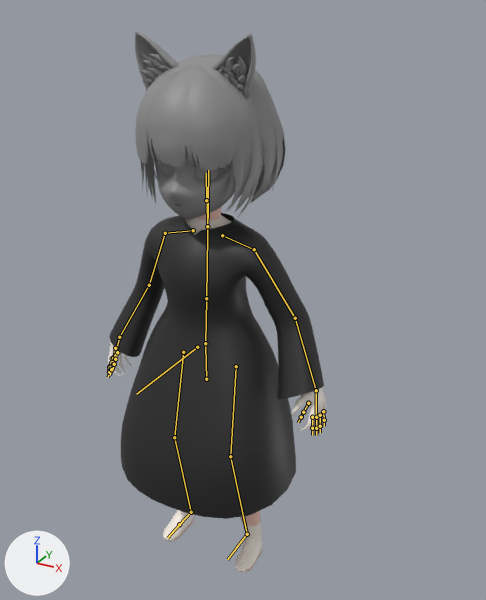
Two versions of the FBX model HDB/Content/Asset/CharaterWolf/CharactorWolf.fbx, one commit apart.
The view is the same before and after, from a 50 mm camera at (0.771, -1.229, 1.369) aimed at (0.025, 0.128, 0.69). The axes (+X, +Y, +Z) are drawn at lower left. The lights are the same throughout. The older version comes first. Both versions are drawn at the pose saved in each file; the numbers are the values there. The bones that change, and the others that lie on the model, are drawn over the model as lines.

Names of what the first picture shows: 'HDB_Body', 'HDB_Cloth', 'HDB_Eye', 'HDB_HairBack', 'HDB_HairBang', 'HDB_HairFront', 'HDB_HairFront.001', 'HDB_Head', 'WolfEar'.
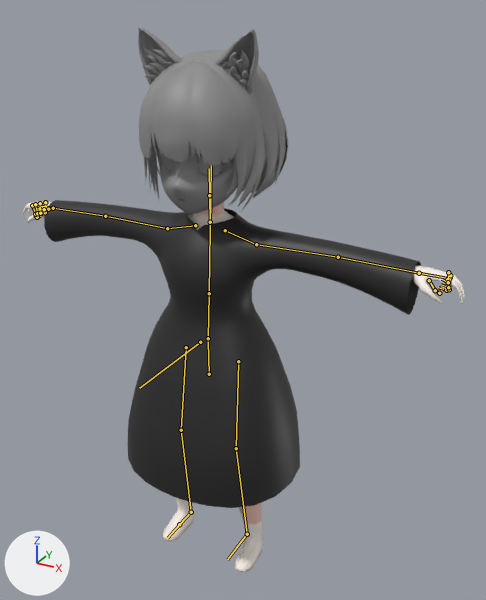
Pixel boxes (x1, y1, x2, y2) of what changed, in the pictures (486 x 600 px):
'HDB_Cloth', posed (75% wider)
    before: (109, 213, 324, 519)
    after: (44, 200, 421, 508)
'HDB_HairFront', posed
    before: (135, 64, 236, 171)
    after: (139, 60, 239, 166)
'HDB_Body', posed (103% wider)
    before: (108, 207, 326, 573)
    after: (22, 201, 465, 573)
'HDB_HairFront.001', posed
    before: (140, 62, 263, 217)
    after: (143, 57, 266, 213)
'HDB_Head', posed
    before: (151, 138, 264, 219)
    after: (154, 135, 267, 214)
'HDB_HairBang', posed
    before: (147, 66, 193, 167)
    after: (151, 61, 196, 162)
'WolfEar', posed
    before: (135, 31, 256, 99)
    after: (138, 27, 259, 94)
'HDB_HairBack', posed
    before: (154, 54, 286, 202)
    after: (157, 50, 288, 198)
'HDB_Eye', posed
    before: (161, 162, 218, 180)
    after: (164, 156, 221, 175)
bone 'Center', root to tip
    before: (197, 347) to (136, 394)
    after: (200, 342) to (139, 388)
bone 'UpperLeg.R', root to tip
    before: (183, 352) to (174, 437)
    after: (186, 347) to (181, 430)
bone 'LowerLeg.R', root to tip
    before: (174, 437) to (191, 512)
    after: (181, 430) to (191, 512)
bone 'UpperLeg.L', root to tip
    before: (236, 366) to (230, 456)
    after: (238, 361) to (236, 448)
bone 'LowerLeg.L', root to tip
    before: (230, 456) to (247, 534)
    after: (236, 448) to (247, 534)
bone 'UpperArm.R', root to tip
    before: (165, 233) to (149, 285)
    after: (167, 228) to (105, 216)
bone 'LowerArm.R', root to tip
    before: (149, 285) to (119, 337)
    after: (105, 216) to (53, 208)
bone 'Hand.R', root to tip
    before: (119, 337) to (115, 355)
    after: (53, 208) to (38, 205)
bone 'UpperArm.L', root to tip
    before: (254, 249) to (295, 318)
    after: (256, 244) to (338, 257)
bone 'LowerArm.L', root to tip
    before: (295, 318) to (316, 390)
    after: (338, 257) to (419, 273)
bone 'Hand.L', root to tip
    before: (316, 390) to (316, 414)
    after: (419, 273) to (447, 278)

The edits, one by one:
Bone 'Center' (bone_center) moves from (0.0, 1.2, 0.8) to (0.0, 0.0, 0.0).
Bone 'UpperLeg.R' (bone_upperleg_r) turns from (4, 0, 0) to (0, 0, 0) degrees about its own x, y and z.
Bone 'LowerLeg.R' (bone_lowerleg_r) turns from (0, 0, -10) to (0, 0, 0) degrees about its own x, y and z.
Bone 'Foot.R' (bone_foot_r) turns from (-5, 0, -1) to (0, 0, 0) degrees about its own x, y and z.
Bone 'UpperLeg.L' (bone_upperleg_l) turns from (4, 0, 0) to (0, 0, 0) degrees about its own x, y and z.
Bone 'LowerLeg.L' (bone_lowerleg_l) turns from (0, 0, 10) to (0, 0, 0) degrees about its own x, y and z.
Bone 'Foot.L' (bone_foot_l) turns from (-5, 0, 1) to (0, 0, 0) degrees about its own x, y and z.
Bone 'UpperArm.R' (bone_upperarm_r) turns from (-15, 31, 55) to (0, 1, 0) degrees about its own x, y and z.
Bone 'LowerArm.R' (bone_lowerarm_r) turns from (19, -2, 13) to (0, 0, 0) degrees about its own x, y and z.
Bone 'Hand.R' (bone_hand_r) turns from (-6, -44, 19) to (0, -1, 0) degrees about its own x, y and z.
Bone 'UpperArm.L' (bone_upperarm_l) turns from (-15, -31, -55) to (0, 0, 0) degrees about its own x, y and z.
Bone 'LowerArm.L' (bone_lowerarm_l) turns from (19, 2, -13) to (0, 0, 0) degrees about its own x, y and z.
Bone 'Hand.L' (bone_hand_l) turns from (-6, 44, -19) to (0, 0, 0) degrees about its own x, y and z.
